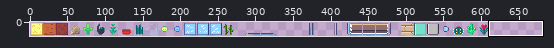
File history of a sprite sheet, assets/spritesheet.png. Above: a wide view before the commit, with the close-up outlined.
Close-up. As it was:
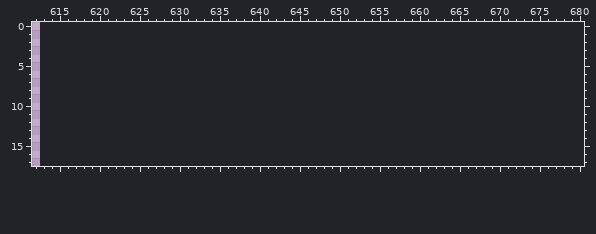
The file is 613x18 pixels. Colours within 5 levels of each other are drawn and written as one. Shown: x 612..680, y 0..17. The old version is drawn lined up with the new one, on the new canvas.
Palette (. is transparent): 
Once edited:
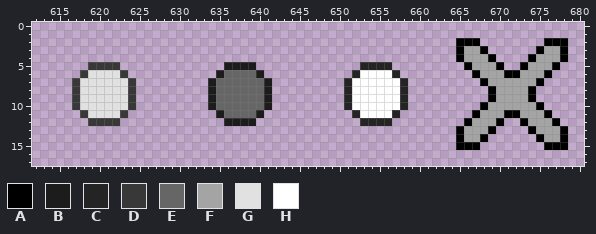
Colours new in this view: A #000000  B #1c1c1c  C #242424  D #383838  E #666666  F #a4a4a4  G #e1e1e1  H #ffffff
Difference:
canvas 613x18 -> 681x18
The author put colour A in row 2 at x 665 to 667 and 676 to 678; in row 3 at x 665, 668, 675 and 678; in row 4 at x 665, 669, 674 and 678; in row 5 at x 666, 670, 673 and 677; in row 6 at x 667, 671 to 672 and 676; in row 7 at x 668 and 675.
The author put colour A in rows 8 to 9 at x 669 and 674; in row 10 at x 668 and 675; in row 11 at x 667, 671 to 672 and 676; in row 12 at x 666, 670, 673 and 677; in row 13 at x 665, 669, 674 and 678; in row 14 at x 665, 668, 675 and 678.
The author put colour A in row 15 at x 665 to 667 and 676 to 678.
The author put colour B in row 5 at x 636 to 639; in row 6 at x 635 and 640; in rows 7 to 10 at x 634 and 641; in row 11 at x 635 and 640; in row 12 at x 636 to 639.
The author put colour C in row 5 at x 653 to 656; in row 6 at x 652 and 657; in rows 7 to 10 at x 651 and 658; in row 11 at x 652 and 657; in row 12 at x 653 to 656.
The author put colour D in row 5 at x 619 to 622; in row 6 at x 618 and 623; in rows 7 to 10 at x 617 and 624; in row 11 at x 618 and 623; in row 12 at x 619 to 622.
The author put colour E in row 6 at x 636 to 639; in rows 7 to 10 at x 635 to 640; in row 11 at x 636 to 639.
The author put colour F in row 3 at x 666 to 667 and 676 to 677; in row 4 at x 666 to 668 and 675 to 677; in row 5 at x 667 to 669 and 674 to 676; in row 6 at x 668 to 670 and 673 to 675; in row 7 at x 669 to 674; in rows 8 to 9 at x 670 to 673.
The author put colour F in row 10 at x 669 to 674; in row 11 at x 668 to 670 and 673 to 675; in row 12 at x 667 to 669 and 674 to 676; in row 13 at x 666 to 668 and 675 to 677; in row 14 at x 666 to 667 and 676 to 677.
The author put colour G in row 6 at x 619 to 622; in rows 7 to 10 at x 618 to 623; in row 11 at x 619 to 622.
The author put colour H in row 6 at x 653 to 656; in rows 7 to 10 at x 652 to 657; in row 11 at x 653 to 656.
Changed places in both close-ups, as pixel boxes (x1, y1, x2, y2):
added: (456, 38, 568, 150)
added: (72, 62, 136, 126)
added: (208, 62, 272, 126)
added: (344, 62, 408, 126)
